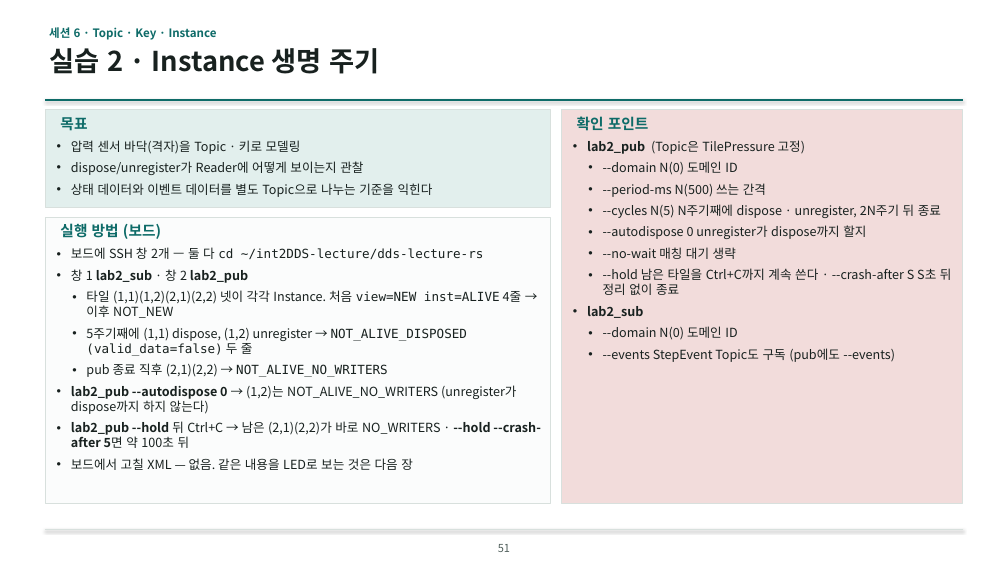
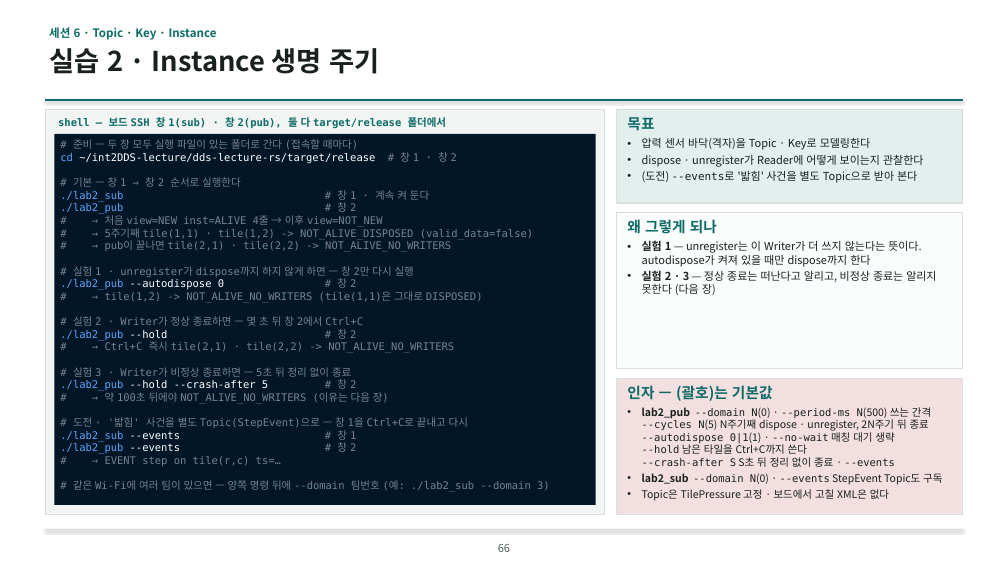
Before and after one commit to IntellectusCorp/int2DDS-lecture, a slide deck: slide 66 of int2dds-lecture-for-beginner.pptx (slide 51 before the commit). Drawn at 1008x567 pixels with LibreOffice and Linux fonts; fonts in the diff are those of the drawing; background and template pictures are left out. Boxes give left, top, right and bottom in pixels: in the first picture for what was removed or moved away, otherwise in the second. Text is boxed around its words. In the diff, an @@ line names an element or a change of style, - is before the commit and + after.

```diff
--- a/int2dds-lecture-for-beginner.pptx
+++ b/int2dds-lecture-for-beginner.pptx
@@ rectangle: place and size @@
-rectangle at (45, 217, 551, 503)
+rectangle at (45, 110, 605, 514)
@@ rectangle at (45, 110, 605, 514): fill #FBFCFC to #F1F4F3 @@
@@ rectangle removed at (45, 110, 551, 207) @@
@@ text added at (58, 115, 447, 129), 10 pt, text #0E6B68, bold @@
+shell — 보드 SSH 창 1(sub) · 창 2(pub), 둘 다 target/release 폴더에서
@@ text removed at (60, 117, 87, 131) @@
-목표
@@ text removed at (577, 116, 649, 131) @@
-확인 포인트
@@ rectangle added at (616, 110, 963, 203), fill #E2EFED, outline #D8E0DD 1 pt @@
@@ text added at (627, 117, 923, 183), 10.5 pt, text #18211F @@
+목표
+• 압력 센서 바닥(격자)을 Topic · Key로 모델링한다
+• dispose · unregister가 Reader에 어떻게 보이는지 관찰한다
+• (도전) --events로 '밟힘' 사건을 별도 Topic으로 받아 본다
@@ rectangle added at (54, 134, 596, 505), fill #011627, 10 pt, text #78838F @@
+# 준비 — 두 창 모두 실행 파일이 있는 폴더로 간다 (접속할 때마다)
+cd ~/int2DDS-lecture/dds-lecture-rs/target/release # 창 1 · 창 2
+# 기본 — 창 1 → 창 2 순서로 실행한다
+./lab2_sub # 창 1 · 계속 켜 둔다
+./lab2_pub # 창 2
+# → 처음 view=NEW inst=ALIVE 4줄 → 이후 view=NOT_NEW
+# → 5주기째 tile(1,1) · tile(1,2) -> NOT_ALIVE_DISPOSED (valid_data=false)
+# → pub이 끝나면 tile(2,1) · tile(2,2) -> NOT_ALIVE_NO_WRITERS
+# 실험 1 · unregister가 dispose까지 하지 않게 하면 — 창 2만 다시 실행
+./lab2_pub --autodispose 0 # 창 2
+# → tile(1,2) -> NOT_ALIVE_NO_WRITERS (tile(1,1)은 그대로 DISPOSED)
+# 실험 2 · Writer가 정상 종료하면 — 몇 초 뒤 창 2에서 Ctrl+C
+./lab2_pub --hold # 창 2
+# → Ctrl+C 즉시 tile(2,1) · tile(2,2) -> NOT_ALIVE_NO_WRITERS
+# 실험 3 · Writer가 비정상 종료하면 — 5초 뒤 정리 없이 종료
+./lab2_pub --hold --crash-after 5 # 창 2
+# → 약 100초 뒤에야 NOT_ALIVE_NO_WRITERS (이유는 다음 장)
+# 도전 · '밟힘' 사건을 별도 Topic(StepEvent)으로 — 창 1을 Ctrl+C로 끝내고 다시
+./lab2_sub --events # 창 1
+./lab2_pub --events # 창 2
+# → EVENT step on tile(r,c) ts=…
+# 같은 Wi-Fi에 여러 팀이 있으면 — 양쪽 명령 뒤에 --domain 팀번호 (예: ./lab2_sub --domain 3)
@@ text removed at (71, 140, 433, 197) @@
-• 압력 센서 바닥(격자)을 Topic · 키로 모델링
-• dispose/unregister가 Reader에 어떻게 보이는지 관찰
-• 상태 데이터와 이벤트 데이터를 별도 Topic으로 나누는 기준을 익힌다
@@ text removed at (60, 223, 161, 239) @@
-실행 방법 (보드)
@@ rectangle: place and size @@
-rectangle at (562, 110, 963, 504)
+rectangle at (616, 213, 963, 369)
@@ rectangle at (616, 213, 963, 369): fill #F2DCDB to #FBFCFC @@
@@ text added at (627, 219, 936, 295), 10.5 pt, text #18211F @@
+왜 그렇게 되나
+• 실험 1 — unregister는 이 Writer가 더 쓰지 않는다는 뜻이다. autodispose가 켜져 있을 때만 dispose까지 한다
+• 실험 2 · 3 — 정상 종료는 떠난다고 알리고, 비정상 종료는 알리지 못한다 (다음 장)
@@ text removed at (71, 247, 540, 470) @@
-• 보드에 SSH 창 2개 — 둘 다 cd ~/int2DDS-lecture/dds-lecture-rs
-• 창 1 lab2_sub · 창 2 lab2_pub
-  • 타일 (1,1)(1,2)(2,1)(2,2) 넷이 각각 Instance. 처음 view=NEW inst=ALIVE 4줄 → 이후 NOT_NEW
-  • 5주기째에 (1,1) dispose, (1,2) unregister → NOT_ALIVE_DISPOSED (valid_data=false) 두 줄
-  • pub 종료 직후 (2,1)(2,2) → NOT_ALIVE_NO_WRITERS
-• lab2_pub --autodispose 0 → (1,2)는 NOT_ALIVE_NO_WRITERS (unregister가 dispose까지 하지 않는다)
-• lab2_pub --hold 뒤 Ctrl+C → 남은 (2,1)(2,2)가 바로 NO_WRITERS · --hold --crash-after 5면 약 100초 뒤
-• 보드에서 고칠 XML — 없음. 같은 내용을 LED로 보는 것은 다음 장
@@ rectangle added at (616, 379, 963, 514), fill #F3DFDF, outline #D8E0DD 1 pt @@
@@ text at (627, 385, 942, 501): text changed; size 12 to 10 pt @@
-• lab2_pub (Topic은 TilePressure 고정)
-  • --domain N(0) 도메인 ID
-  • --period-ms N(500) 쓰는 간격
-  • --cycles N(5) N주기째에 dispose · unregister, 2N주기 뒤 종료
-  • --autodispose 0 unregister가 dispose까지 할지
-  • --no-wait 매칭 대기 생략
-  • --hold 남은 타일을 Ctrl+C까지 계속 쓴다 · --crash-after S S초 뒤 정리 없이 종료
-• lab2_sub
-  • --domain N(0) 도메인 ID
-  • --events StepEvent Topic도 구독 (pub에도 --events)
+인자 — (괄호)는 기본값
+• lab2_pub --domain N(0) · --period-ms N(500) 쓰는 간격
+  --cycles N(5) N주기째 dispose · unregister, 2N주기 뒤 종료
+  --autodispose 0|1(1) · --no-wait 매칭 대기 생략
+  --hold 남은 타일을 Ctrl+C까지 쓴다
+  --crash-after S S초 뒤 정리 없이 종료 · --events
+• lab2_sub --domain N(0) · --events StepEvent Topic도 구독
+• Topic은 TilePressure 고정 · 보드에서 고칠 XML은 없다
@@ page number at (498, 544, 510, 552): text changed @@
-51
+66
```
Also in this commit, not shown: 66 other slides changed, 25 slides added, 4 slides removed.
